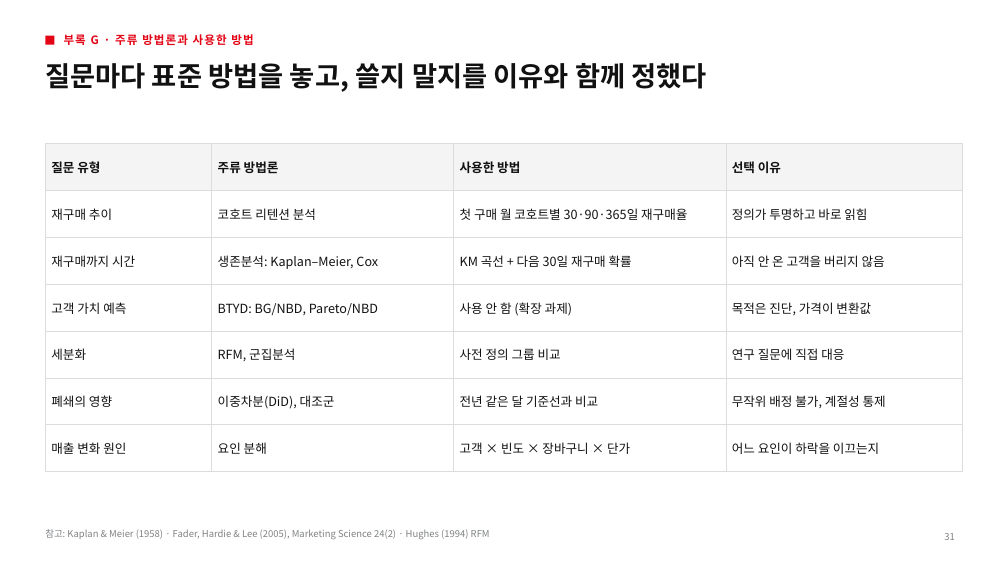
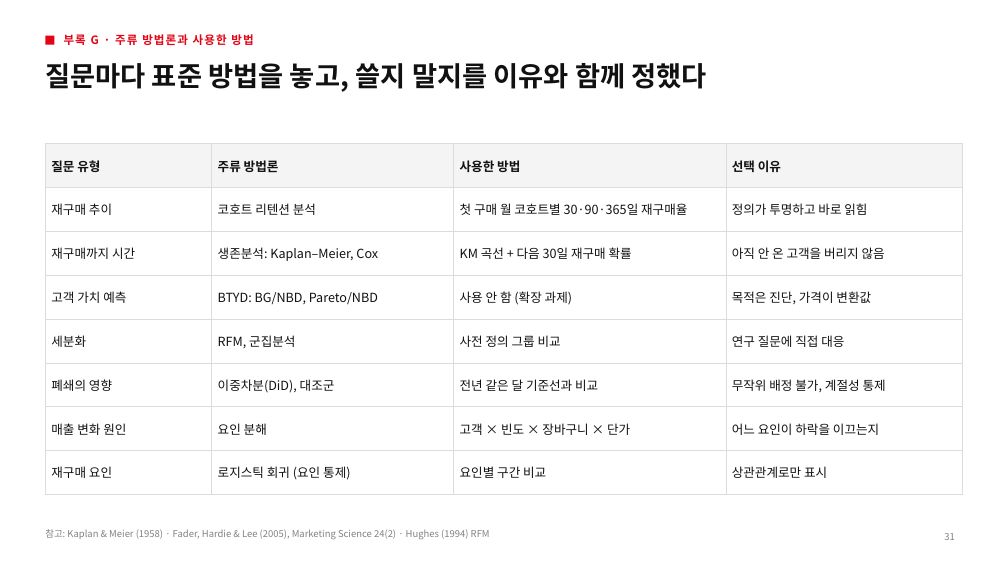
Before and after one commit to underthesun7213/social-data, a slide deck: slide 31 of presentation/hm_retention_deck_ko.pptx. Drawn at 1008x567 pixels with LibreOffice and Linux fonts; fonts in the diff are those of the drawing. Boxes give left, top, right and bottom in pixels: in the first picture for what was removed or moved away, otherwise in the second. Text is boxed around its words. In the diff, an @@ line names an element or a change of style, - is before the commit and + after.

```diff
--- a/presentation/hm_retention_deck_ko.pptx
+++ b/presentation/hm_retention_deck_ko.pptx
@@ table at (x1=45, y1=144, x2=963, y2=484) @@
+row 8: 재구매 요인 | 로지스틱 회귀 (요인 통제) | 요인별 구간 비교 | 상관관계로만 표시
```
Also in this commit, not shown: 8 other slides changed, 1 slide added, 4 other files.
